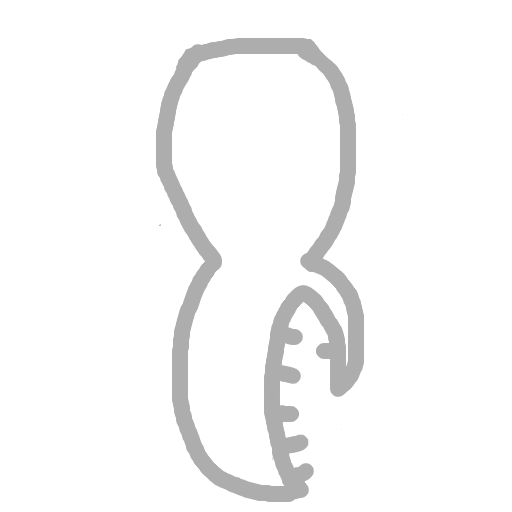
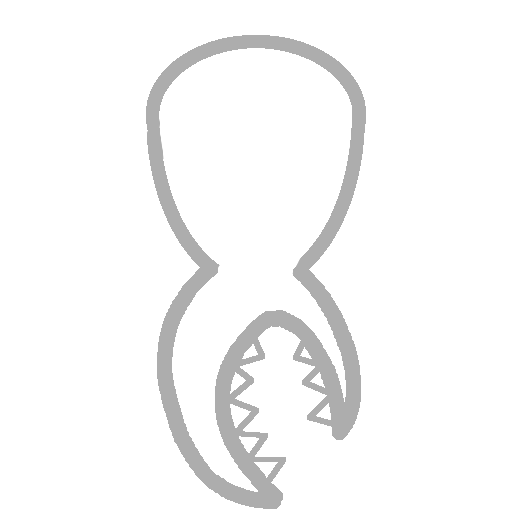
Comparing the layer stacks of the two (512, 512) images. Changes:
added layer "Layer #4" above "Layer #3" over 157, 262, 361, 509
added layer "Layer #3" above "Layer #2" over 146, 35, 366, 160
added layer "Layer #2" above "Layer #5" over 146, 87, 365, 277
added layer "Layer #5" above "Layer" over 150, 43, 359, 504
hid "Layer" over 156, 38, 403, 502
hid "Layer #1" over 146, 44, 366, 489
